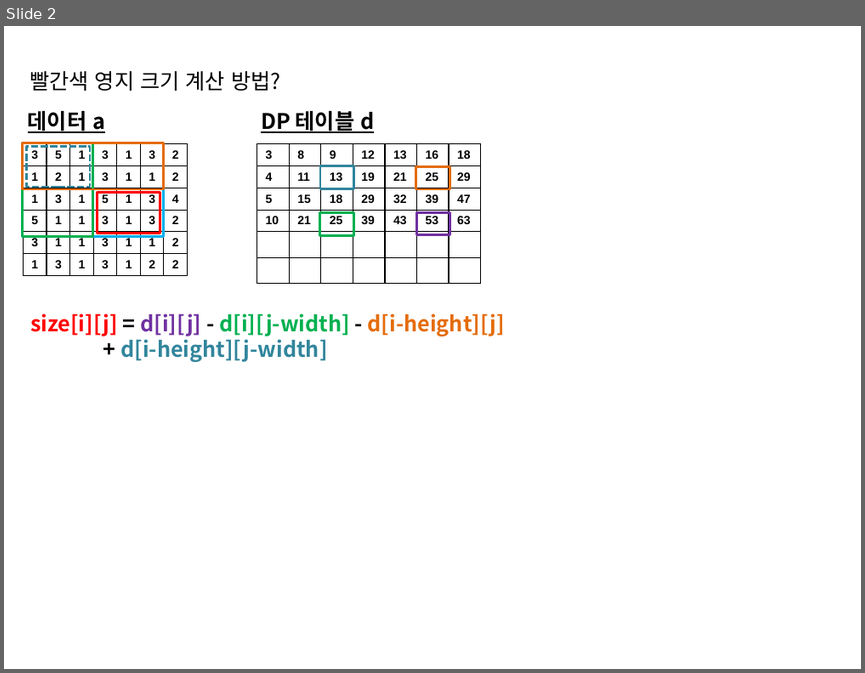
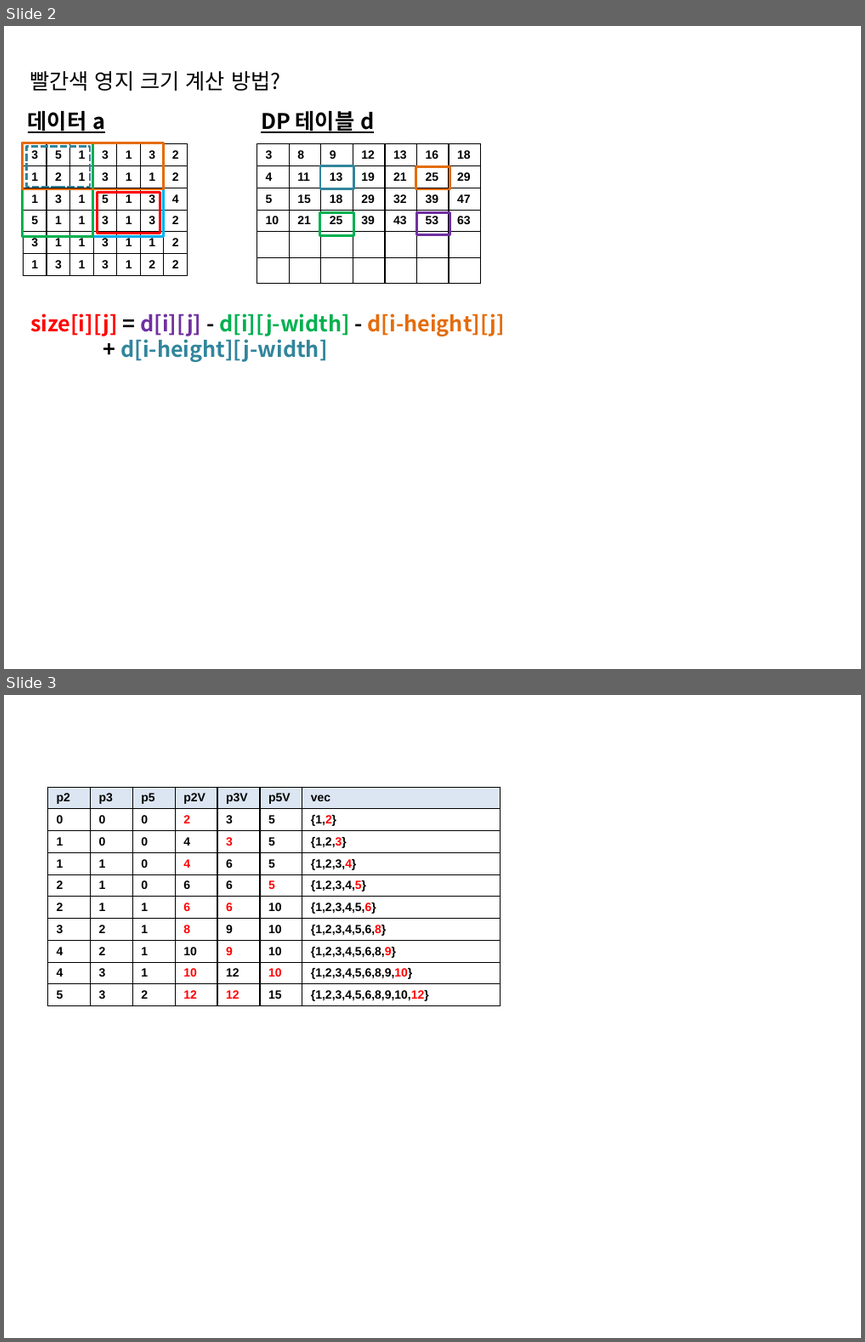
Before and after one commit to psyssai/PSYda-gatsby, a slide deck: content/blog/c++/img/algorithm 이미지.pptx. Shown one above the other, each under a label of ours: slide 2 before the commit, slides 2 and 3 after it. The pictures are 865x673 and 865x1342 pixels, drawn with LibreOffice and Linux fonts; fonts in the diff are those of the drawing. Boxes give left, top, right and bottom in pixels: in the first picture for what was removed or moved away, otherwise in the second. Text is boxed around its words. In the diff, an @@ line names an element or a change of style, - is before the commit and + after.

```diff
--- a/content/blog/c++/img/algorithm 이미지.pptx
+++ b/content/blog/c++/img/algorithm 이미지.pptx
@@ slide 3 added at [4,695,861,1338], background #FFFFFF @@
@@ table added at [47,787,498,1015], 10 rows, 7 columns @@
+p2 | p3 | p5 | p2V | p3V | p5V | vec
+0 | 0 | 0 | 2 | 3 | 5 | {1,2}
+1 | 0 | 0 | 4 | 3 | 5 | {1,2,3}
+1 | 1 | 0 | 4 | 6 | 5 | {1,2,3,4}
+2 | 1 | 0 | 6 | 6 | 5 | {1,2,3,4,5}
+2 | 1 | 1 | 6 | 6 | 10 | {1,2,3,4,5,6}
+3 | 2 | 1 | 8 | 9 | 10 | {1,2,3,4,5,6,8}
+4 | 2 | 1 | 10 | 9 | 10 | {1,2,3,4,5,6,8,9}
+4 | 3 | 1 | 10 | 12 | 10 | {1,2,3,4,5,6,8,9,10}
+5 | 3 | 2 | 12 | 12 | 15 | {1,2,3,4,5,6,8,9,10,12}
```
Also in this commit, not shown: 2 other files.
